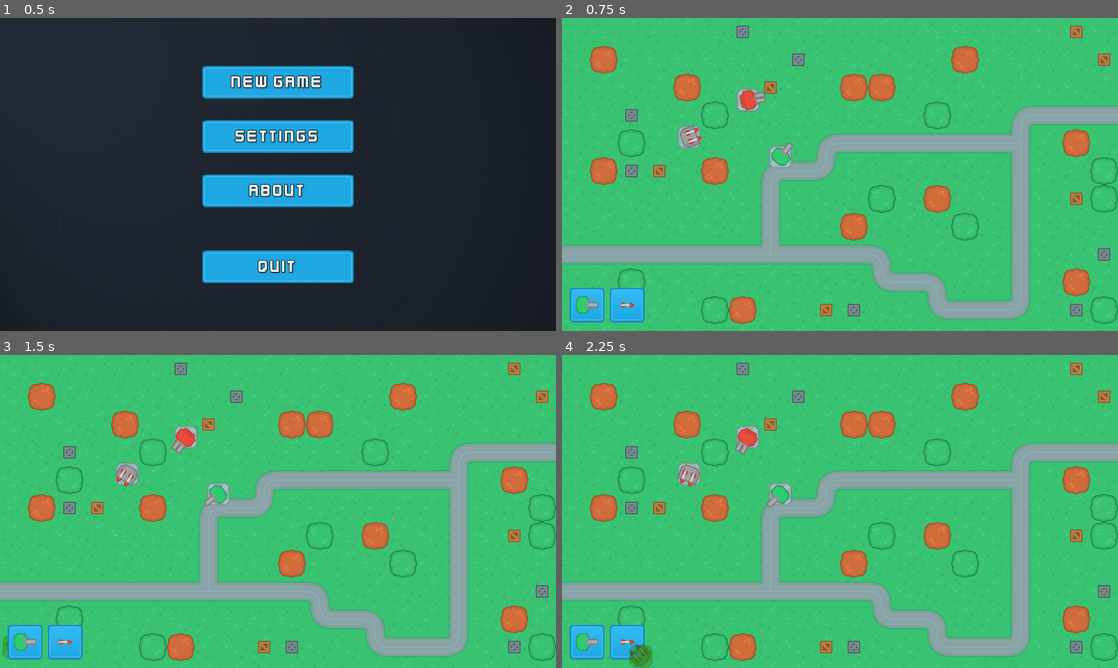
Above: before the commit, frames 1-4 (two rows, left to right).
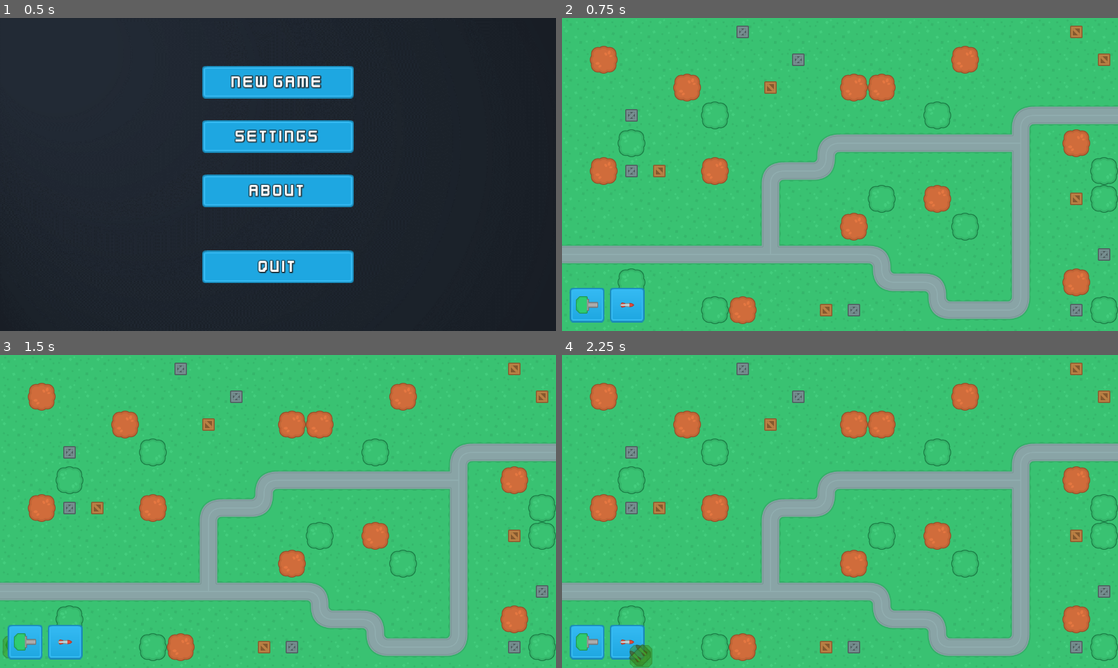
Above: after the commit, the same moments.

Repository: TenshinAkuma/Netfender
Game: Godot game, scene res://SceneHandler.tscn
Same seed, same stepped clock (60 frames per second), same inputs: the game is played once before the commit and once after it.
Inputs (mouse positions are in pixels of both pictures, inside the frame that each line leads up to):
- Up to frame 1 (0.5 s): no input
- Up to frame 2 (0.75 s): click "New Game" at 0.5 s
- Up to frame 3 (1.5 s): click (27, 642) at 1.25 s
- Up to frame 4 (2.25 s): click (628, 642) at 2 s

Frame 1 is identical in both runs. In frame 2, 0.8% of the frame differs, in the area x 20-42%, y 22-48%; in frame 3, 0.8%; in frame 4, 0.8%.

Commit message:
implement avoid double build feature

Diff:
--- a/Scenes/MainScenes/GameScene.gd
+++ b/Scenes/MainScenes/GameScene.gd
@@ -1,12 +1,10 @@
 extends Node2D
-
-
-
 
 var map_node
 
 var build_mode = false
 var build_valid = false
+var build_tile
 var build_location
 var build_type
 
@@ -59,6 +57,7 @@
 		get_node("UI").update_tower_preview(tile_position, "8061cc26")
 		build_valid = true
 		build_location = tile_position
+		build_tile = current_tile
 	else:
 		get_node("UI").update_tower_preview(tile_position, "99d42121")
 		build_valid = false
@@ -73,3 +72,4 @@
 		var new_tower = load("res://Scenes/Turrets/" + build_type + ".tscn").instance()
 		new_tower.position = build_location
 		map_node.get_node("Turrets").add_child(new_tower, true)
+		map_node.get_node("TowerExclusion").set_cellv(build_tile, 5)
--- a/Scenes/Maps/Map1.tscn
+++ b/Scenes/Maps/Map1.tscn
@@ -1,13 +1,11 @@
-[gd_scene load_steps=11 format=2]
+[gd_scene load_steps=9 format=2]
 
 [ext_resource path="res://Assets/Environment/Tilesets/terrainTiles_default.png" type="Texture" id=1]
 [ext_resource path="res://Assets/Environment/Props/treeGreen_large.png" type="Texture" id=2]
 [ext_resource path="res://Assets/Environment/Props/crateWood.png" type="Texture" id=3]
 [ext_resource path="res://Assets/Environment/Props/crateMetal.png" type="Texture" id=4]
 [ext_resource path="res://Assets/Environment/Props/treeBrown_large.png" type="Texture" id=5]
-[ext_resource path="res://Scenes/Turrets/GunT1.tscn" type="PackedScene" id=6]
-[ext_resource path="res://Scenes/Turrets/GunT2.tscn" type="PackedScene" id=7]
-[ext_resource path="res://Scenes/Turrets/MissileT1.tscn" type="PackedScene" id=8]
+[ext_resource path="res://Assets/Environment/Tilesets/Obstructed.png" type="Texture" id=6]
 
 [sub_resource type="TileSet" id=1]
 0/name = "terrainTiles_default.png 0"
@@ -114,6 +112,20 @@
 4/shape_one_way_margin = 0.0
 4/shapes = [  ]
 4/z_index = 0
+5/name = "Obstructed.png 5"
+5/texture = ExtResource( 6 )
+5/tex_offset = Vector2( 0, 0 )
+5/modulate = Color( 1, 1, 1, 1 )
+5/region = Rect2( 64, 0, 64, 64 )
+5/tile_mode = 0
+5/occluder_offset = Vector2( 0, 0 )
+5/navigation_offset = Vector2( 0, 0 )
+5/shape_offset = Vector2( 0, 0 )
+5/shape_transform = Transform2D( 1, 0, 0, 1, 0, 0 )
+5/shape_one_way = false
+5/shape_one_way_margin = 0.0
+5/shapes = [  ]
+5/z_index = 0
 
 [node name="Map1" type="Node2D"]
 
@@ -128,12 +140,3 @@
 tile_data = PoolIntArray( 6, 3, 0, 18, 4, 0, 65537, 1, 0, 65544, 3, 0, 65550, 1, 0, 65555, 4, 0, 131076, 1, 0, 131079,  …(1072 unchanged characters)…
 
 [node name="Turrets" type="Node2D" parent="."]
-
-[node name="GunT1" parent="Turrets" instance=ExtResource( 6 )]
-position = Vector2( 471, 288 )
-
-[node name="GunT2" parent="Turrets" instance=ExtResource( 7 )]
-position = Vector2( 396, 157 )
-
-[node name="MissileT1" parent="Turrets" instance=ExtResource( 8 )]
-position = Vector2( 261, 242 )
Binary file added: Assets/Environment/Tilesets/Obstructed.png
Not shown, added: Assets/Environment/Tilesets/Obstructed.png.import
